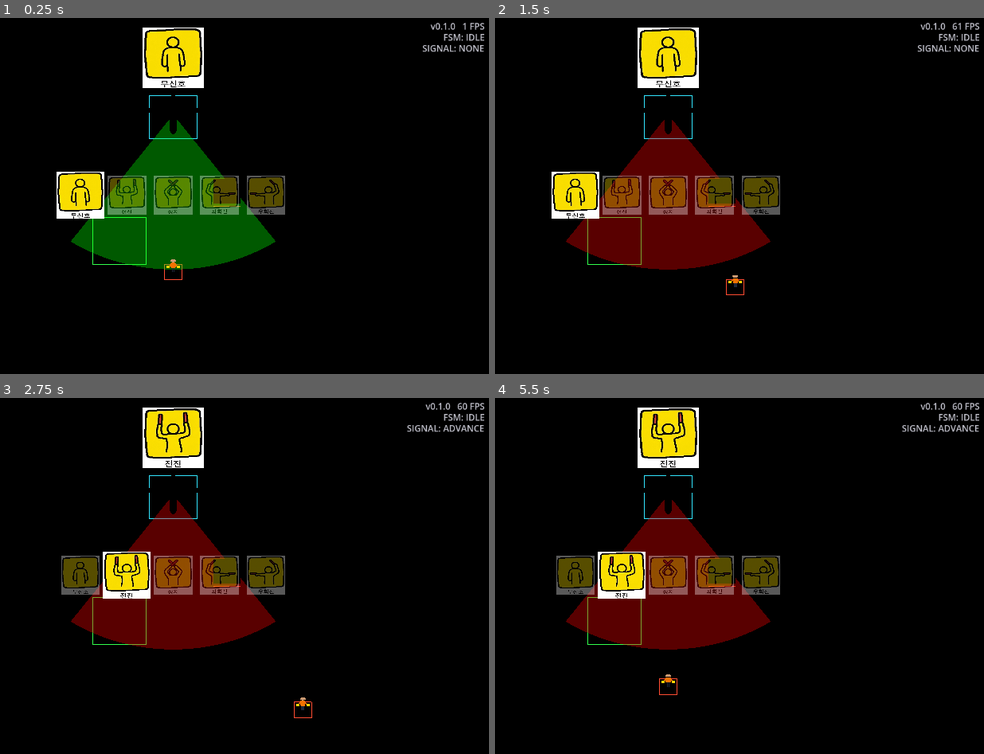
Above: before the commit, frames 1-4 (two rows, left to right).
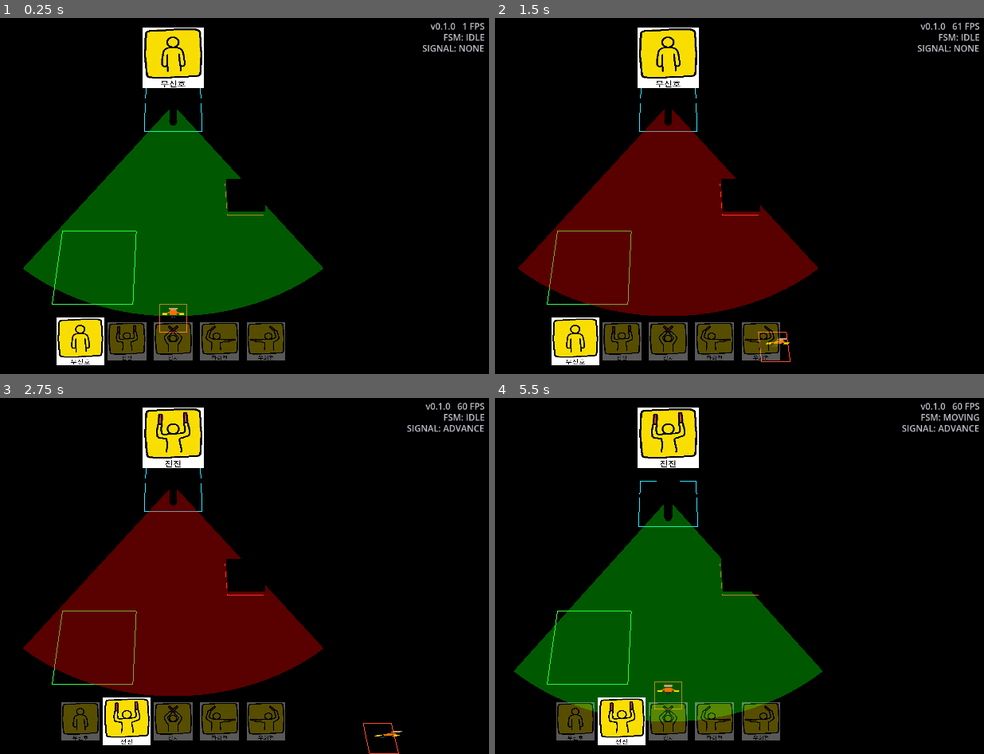
Above: after the commit, the same moments.

Repository: Leusin/project-godot-airport-marshaling-game
Game: Godot game, scene res://src/core/main_game/Main.tscn
Same seed, same stepped clock (60 frames per second), same inputs: the game is played once before the commit and once after it.
Inputs:
- Up to frame 1 (0.25 s): no input
- Up to frame 2 (1.5 s): tap Enter (ui_accept) at 0.5, 0.77 s; hold D (move_right) 0.53-1.28 s; hold Up (signal_advance) 0.53-1.28 s; hold S (move_down) from 1.28 s (still down); tap Up (signal_advance) at 1.35 s
- Up to frame 3 (2.75 s): tap Enter (ui_accept) at 1.52 s; release S (move_down) at 2.03 s; hold D (move_right) from 2.03 s (still down); hold Up (signal_advance) from 2.03 s (still down)
- Up to frame 4 (5.5 s): release D (move_right) at 2.78 s; release Up (signal_advance) at 2.78 s; hold W (move_up) 2.78-3.53 s; tap Up (signal_advance) at 2.85, 4.35 s; tap Enter (ui_accept) at 3.02, 3.77, 4.52 s; hold Up (signal_advance) 3.53-4.28 s; hold A (move_left) 3.53-5.03 s; hold S (move_down) from 5.03 s (still down); hold Up (signal_advance) from 5.03 s (still down)

The runs differ from the first frame. In frame 1, 18% of the frame differs, in the area x 4-67%, y 19-98%; in frame 2, 18%; in frame 3, 18%; in frame 4, 26%, in the area x 3-100%, y 4-98%.

Commit message:
fix: 카메라 원근 전환 + 화면 경계 클램프 틸트 대응 + HUD 신호목록 하단 배치
TopDownCamera를 Orthogonal->Perspective(fov 45)로 전환해 원근감 확보.
screen_bounds.compute_ground_frustum: 틸트/원근 카메라의 실제 지면 가시영역을
중심+반경으로 계산 (원근은 근거리 변 기준 안전 사각형). screen_clamp는 이제
월드원점이 아닌 이 중심 기준으로 클램프.
신호 목록 HUD를 화면 정중앙(시야 가림)에서 하단 중앙으로 이동.

Co-Authored-By: Claude Sonnet 4.6 <noreply@anthropic.com>

Diff:
--- a/src/core/main_game/Main.tscn
+++ b/src/core/main_game/Main.tscn
@@ -48,10 +48,9 @@
 process_mode = 1
 
 [node name="TopDownCamera" type="Camera3D" parent="World"]
-transform = Transform3D(1, 0, 0, 0, 0.5, 0.866, 0, -0.866, 0.5, 0, 12.99, 7.5)
-projection = 1
+transform = Transform3D(1, 0, 0, 0, 0.5, 0.866, 0, -0.866, 0.5, 0, 16.0, 9.0)
 current = true
-size = 20.0
+fov = 45.0
 
 [node name="LevelRoot" type="Node3D" parent="World"]
 
--- a/src/core/utils/screen_bounds.gd
+++ b/src/core/utils/screen_bounds.gd
@@ -1,9 +1,51 @@
 extends RefCounted
-## 탑다운 카메라의 실제 가시 영역(절반 크기)을 계산하는 공용 유틸리티.
+## 탑다운 카메라의 실제 가시 영역을 계산하는 공용 유틸리티.
 
+## (직교 전용, 틸트/오프셋 미고려) 카메라 orthogonal size + 화면 비율로 절반 크기만 계산.
 static func compute_half_extents(camera: Camera3D, viewport: Viewport) -> Vector2:
 	var viewport_size := viewport.get_visible_rect().size
 	var aspect := viewport_size.x / viewport_size.y
 	var half_height := camera.size / 2.0
 	var half_width := half_height * aspect
 	return Vector2(half_width, half_height)
+
+## 기울어진(틸트) 카메라가 y=0 지면과 만나는 실제 가시 영역을 계산한다.
+## 직교/원근 모두 지원. 원근일 때는 화면에 가장 가까운 변(반경이 가장 좁은 변) 기준으로
+## 폭을 계산해, 어느 깊이에서도 안전하게 보이는 사각형(내접 사각형)을 반환한다.
+## 반환: { "center": Vector2(월드 XZ), "half_extents": Vector2(half_x, half_z) }
+static func compute_ground_frustum(camera: Camera3D, viewport: Viewport) -> Dictionary:
+	var cam_pos := camera.global_position
+	var forward := -camera.global_transform.basis.z
+	var height := cam_pos.y
+	var tilt := acos(clampf(forward.dot(Vector3.DOWN), -1.0, 1.0))
+
+	var viewport_size := viewport.get_visible_rect().size
+	var aspect := viewport_size.x / viewport_size.y
+
+	var dir_xz := Vector2(forward.x, forward.z)
+	dir_xz = dir_xz.normalized() if dir_xz.length() > 0.0001 else Vector2(0.0, -1.0)
+	var ground_below_cam := Vector2(cam_pos.x, cam_pos.z)
+
+	var half_width: float
+	var half_depth: float
+	var center: Vector2
+
+	if camera.projection == Camera3D.PROJECTION_PERSPECTIVE:
+		var half_vfov := deg_to_rad(camera.fov) / 2.0
+		var half_hfov := atan(tan(half_vfov) * aspect)
+		var near_angle := tilt - half_vfov
+		var far_angle := minf(tilt + half_vfov, deg_to_rad(89.0))
+		var depth_near := height * tan(near_angle)
+		var depth_far := height * tan(far_angle)
+		# 가장 좁은 변(근거리)의 폭을 기준으로 잡아 원거리에서도 항상 시야 안에 들도록 함.
+		var slant_near := height / cos(near_angle)
+		half_width = slant_near * tan(half_hfov)
+		half_depth = (depth_far - depth_near) / 2.0
+		center = ground_below_cam + dir_xz * ((depth_near + depth_far) / 2.0)
+	else:
+		var half_height_ortho := camera.size / 2.0
+		half_width = half_height_ortho * aspect
+		half_depth = half_height_ortho / cos(tilt)
+		center = ground_below_cam + dir_xz * (height * tan(tilt))
+
+	return {"center": center, "half_extents": Vector2(half_width, half_depth)}
--- a/src/core/utils/screen_clamp.gd
+++ b/src/core/utils/screen_clamp.gd
@@ -2,6 +2,8 @@
 ## 부모 Node3D를 탑다운 카메라 가시 영역 안으로 매 물리 프레임 클램프하는 컴포넌트.
 ## Marshaller/Aircraft가 각자 부모를 이동시킨 뒤(부모 _physics_process가 자식보다 먼저 실행됨)
 ## 이 자식 노드가 경계로 되돌린다. 경계 계산은 screen_bounds 유틸을 공유한다.
+## 카메라가 기울어져 있으면(원근/직교 모두) 가시 영역 중심이 월드 원점과 다를 수 있으므로
+## 중심(center) 기준으로 클램프한다.
 
 const ScreenBoundsScript = preload("res://src/core/utils/screen_bounds.gd")
 
@@ -9,8 +11,9 @@
 
 @onready var _target: Node3D = get_parent()
 
-var _bounds_x: float = 0.0
-var _bounds_z: float = 0.0
+var _center: Vector2 = Vector2.ZERO
+var _half_x: float = 0.0
+var _half_z: float = 0.0
 
 func _ready() -> void:
 	get_viewport().size_changed.connect(_update_bounds)
@@ -20,10 +23,12 @@
 	var camera := get_viewport().get_camera_3d()
 	if camera == null:
 		return
-	var half_extents := ScreenBoundsScript.compute_half_extents(camera, get_viewport())
-	_bounds_x = half_extents.x - edge_margin
-	_bounds_z = half_extents.y - edge_margin
+	var frustum := ScreenBoundsScript.compute_ground_frustum(camera, get_viewport())
+	_center = frustum["center"]
+	var half_extents: Vector2 = frustum["half_extents"]
+	_half_x = half_extents.x - edge_margin
+	_half_z = half_extents.y - edge_margin
 
 func _physics_process(_delta: float) -> void:
-	_target.position.x = clampf(_target.position.x, -_bounds_x, _bounds_x)
-	_target.position.z = clampf(_target.position.z, -_bounds_z, _bounds_z)
+	_target.position.x = clampf(_target.position.x, _center.x - _half_x, _center.x + _half_x)
+	_target.position.z = clampf(_target.position.z, _center.y - _half_z, _center.y + _half_z)
--- a/src/ui/signal_indicator_hud.gd
+++ b/src/ui/signal_indicator_hud.gd
@@ -14,6 +14,7 @@
 const TOP_MARGIN := 20.0
 const ROW_ICON_SIZE := 70.0
 const ROW_GAP := 14.0
+const ROW_BOTTOM_MARGIN := 24.0
 
 # 화면 중앙에 나열할 순서 (게임플레이에서 실제로 가능한 신호)
 const ROW_SIGNALS: Array = [
@@ -51,10 +52,10 @@
 	var top_rect := Rect2(size.x / 2.0 - TOP_ICON_SIZE / 2.0, TOP_MARGIN, TOP_ICON_SIZE, TOP_ICON_SIZE)
 	_draw_icon(top_rect, current, 1.0)
 
-	# 화면 중앙: 가능한 모든 신호 나열, 현재 신호만 강조
+	# 하단 중앙: 가능한 모든 신호를 가로로 나열, 현재 신호만 강조 (화면 정중앙은 시야를 가려 하단으로 배치)
 	var total_width := ROW_SIGNALS.size() * ROW_ICON_SIZE + (ROW_SIGNALS.size() - 1) * ROW_GAP
 	var start_x := size.x / 2.0 - total_width / 2.0
-	var row_y := size.y / 2.0 - ROW_ICON_SIZE / 2.0
+	var row_y := size.y - ROW_ICON_SIZE - ROW_BOTTOM_MARGIN
 	for i in ROW_SIGNALS.size():
 		var sig: SignalInputScript.SignalType = ROW_SIGNALS[i]
 		var is_active := sig == current
Not shown, changed: DEVLOG.md
